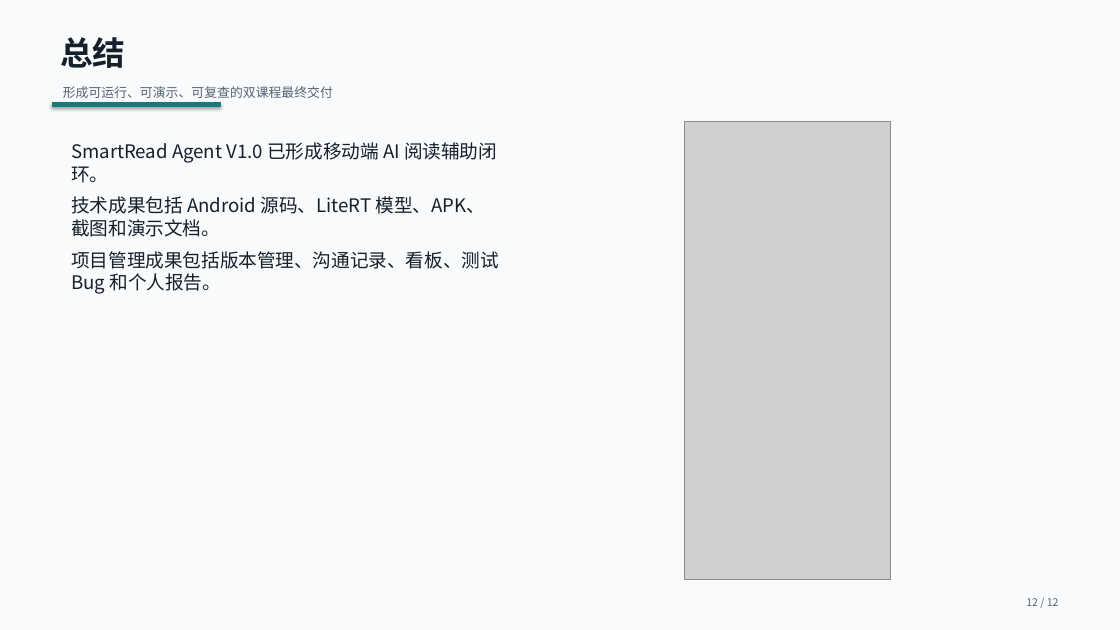
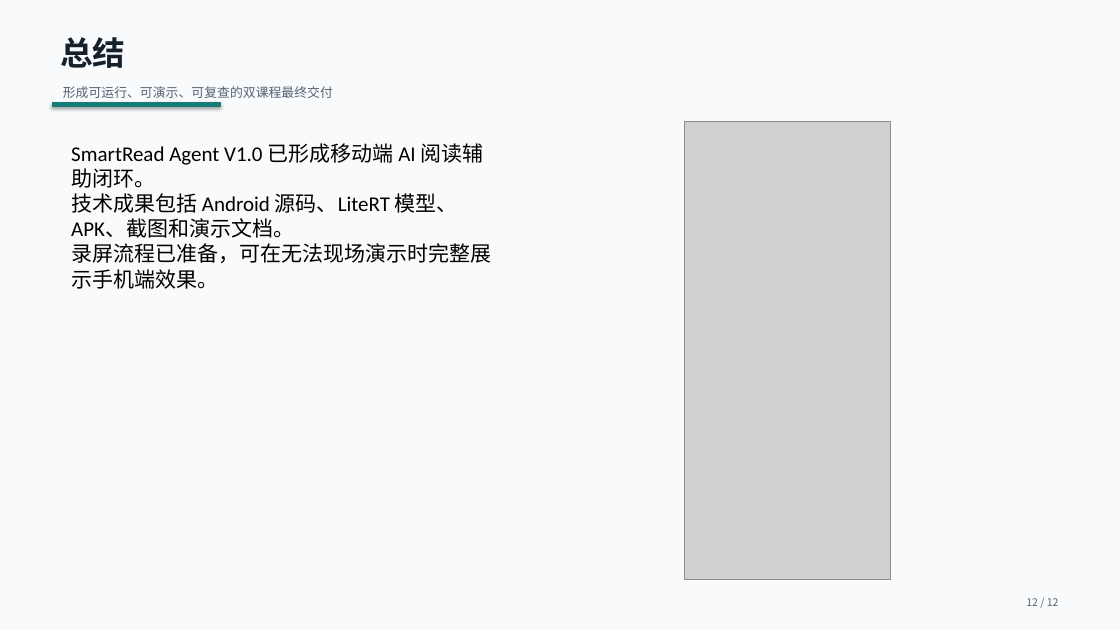
Before and after one commit to heixuan-vsmenghu/SmartRead-Agent-Android, a slide deck: slide 12 of docs/SmartReadAgent_V1.0_期末演示PPT.pptx. Drawn at 1120x630 pixels with LibreOffice and Linux fonts; fonts in the diff are those of the drawing; grey boxes stand for pictures. Boxes give left, top, right and bottom in pixels: in the first picture for what was removed or moved away, otherwise in the second. Text is boxed around its words. In the diff, an @@ line names an element or a change of style, - is before the commit and + after.

```diff
--- a/docs/SmartReadAgent_V1.0_期末演示PPT.pptx
+++ b/docs/SmartReadAgent_V1.0_期末演示PPT.pptx
@@ text at (71, 143, 483, 238): size 16 to 18 pt, font Noto Sans CJK SC to Calibri, text colour #15202B to #000000 in "SmartRead Agent V1.0 已形成移动端 AI 阅读辅助闭环。", "技术成果包括 Android 源码、LiteRT 模型、APK、截图和演示文档。"; less space between paragraphs @@
@@ text at (71, 243, 491, 289): text changed; size 16 to 18 pt; font Noto Sans CJK SC to Calibri; text colour #15202B to #000000 @@
-项目管理成果包括版本管理、沟通记录、看板、测试 Bug 和个人报告。
+录屏流程已准备，可在无法现场演示时完整展示手机端效果。
```
Also in this commit, not shown: 2 other slides changed, 20 other files.
